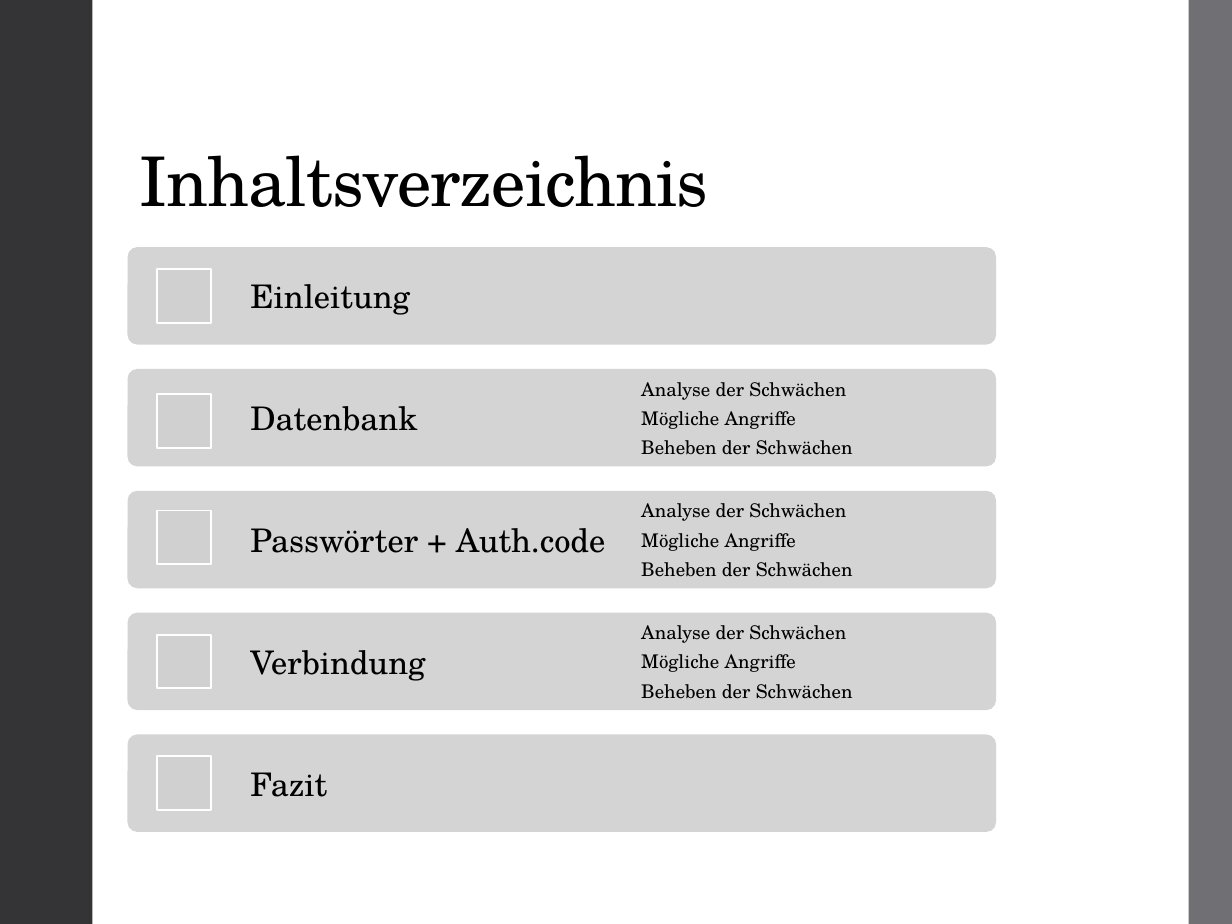
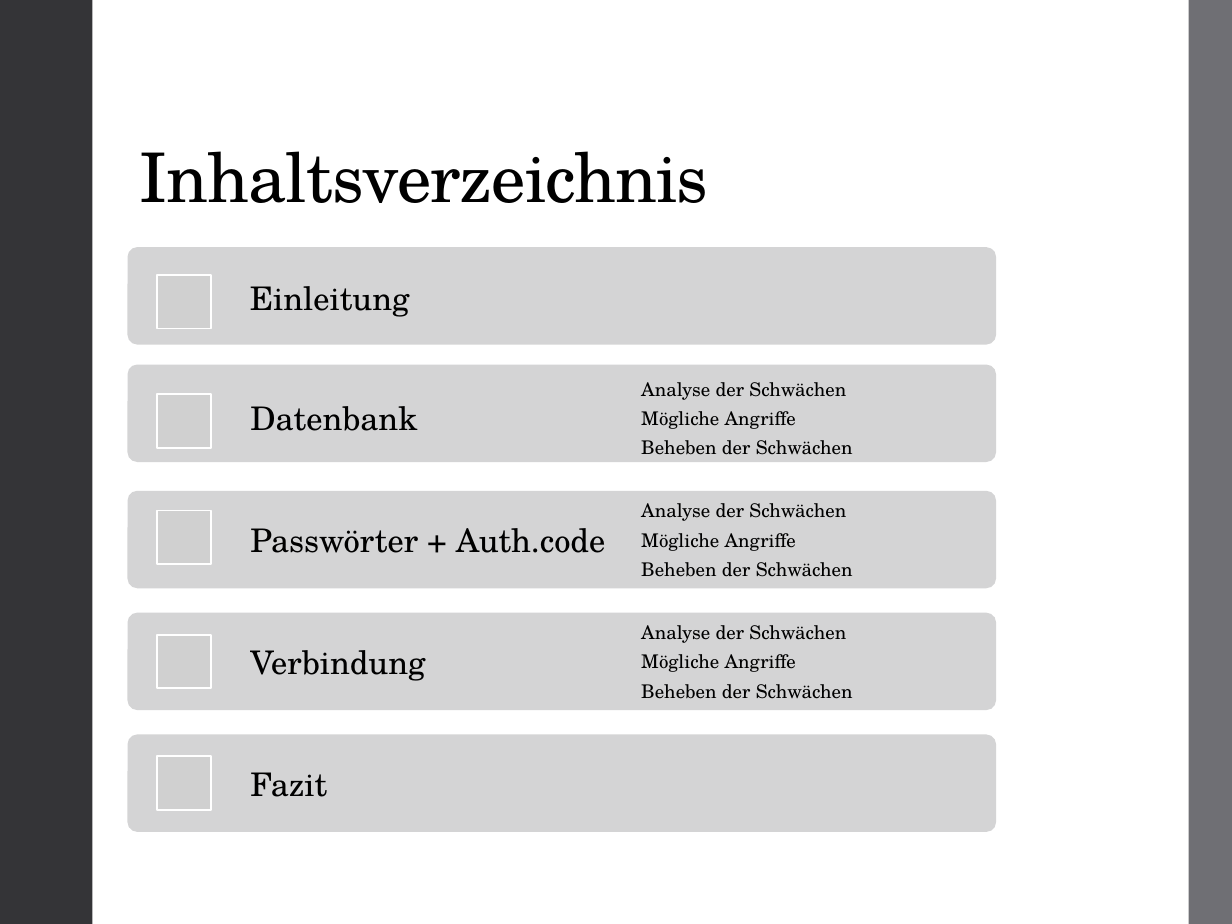
Before and after one commit to hagengruber/chess_server_strong, a slide deck: slide 2 of Chess Server.pptx. Drawn at 1232x924 pixels with LibreOffice and Linux fonts; fonts in the diff are those of the drawing; grey boxes stand for pictures. Boxes give left, top, right and bottom in pixels: in the first picture for what was removed or moved away, otherwise in the second. Text is boxed around its words. In the diff, an @@ line names an element or a change of style, - is before the commit and + after.

```diff
--- a/Chess Server.pptx
+++ b/Chess Server.pptx
@@ title "Inhaltsverzeichnis": place and size @@
-title "Inhaltsverzeichnis" at bbox=[140, 155, 709, 207]
+title "Inhaltsverzeichnis" at bbox=[140, 151, 709, 203]
@@ 3 frees: place and size @@
-3 frees at bbox=[250, 284, 853, 455]
+3 frees at bbox=[239, 249, 995, 466]
@@ picture: place and size @@
-picture at bbox=[156, 269, 211, 323]
+picture at bbox=[158, 275, 212, 329]
@@ rounded rectangle: place and size @@
-rounded rectangle at bbox=[127, 368, 995, 466]
+rounded rectangle at bbox=[127, 365, 995, 462]
```
Also in this commit, not shown: 2 other slides changed, 1 other file.
